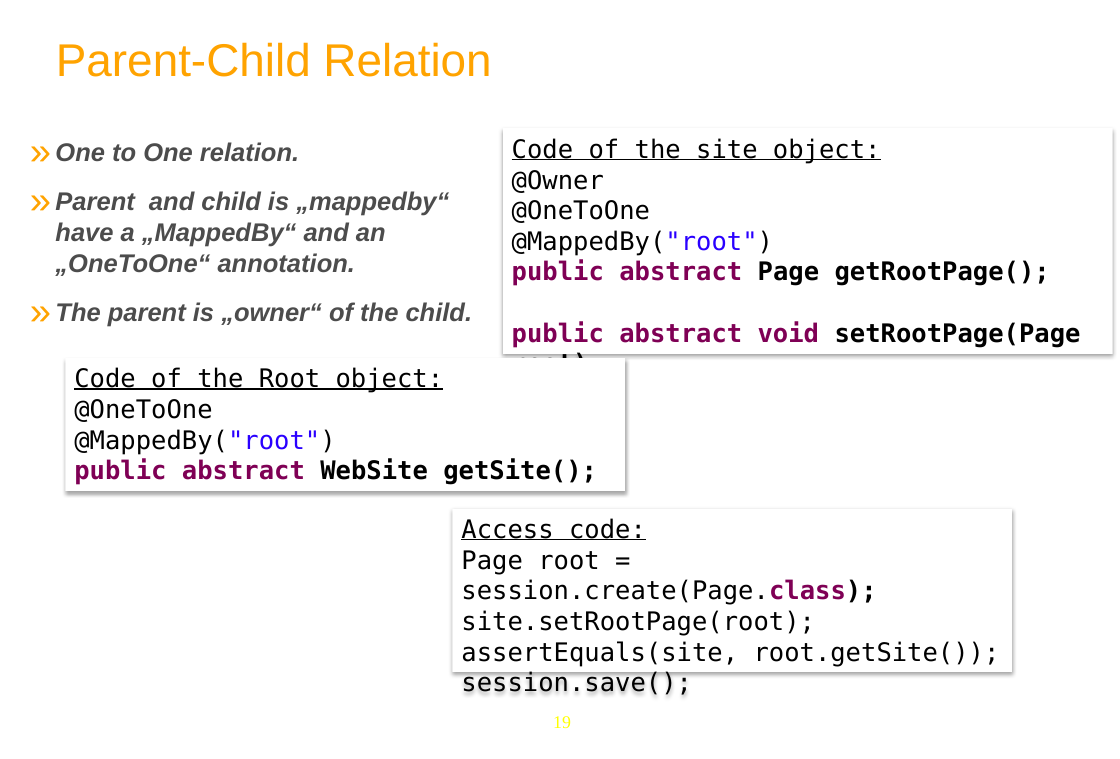
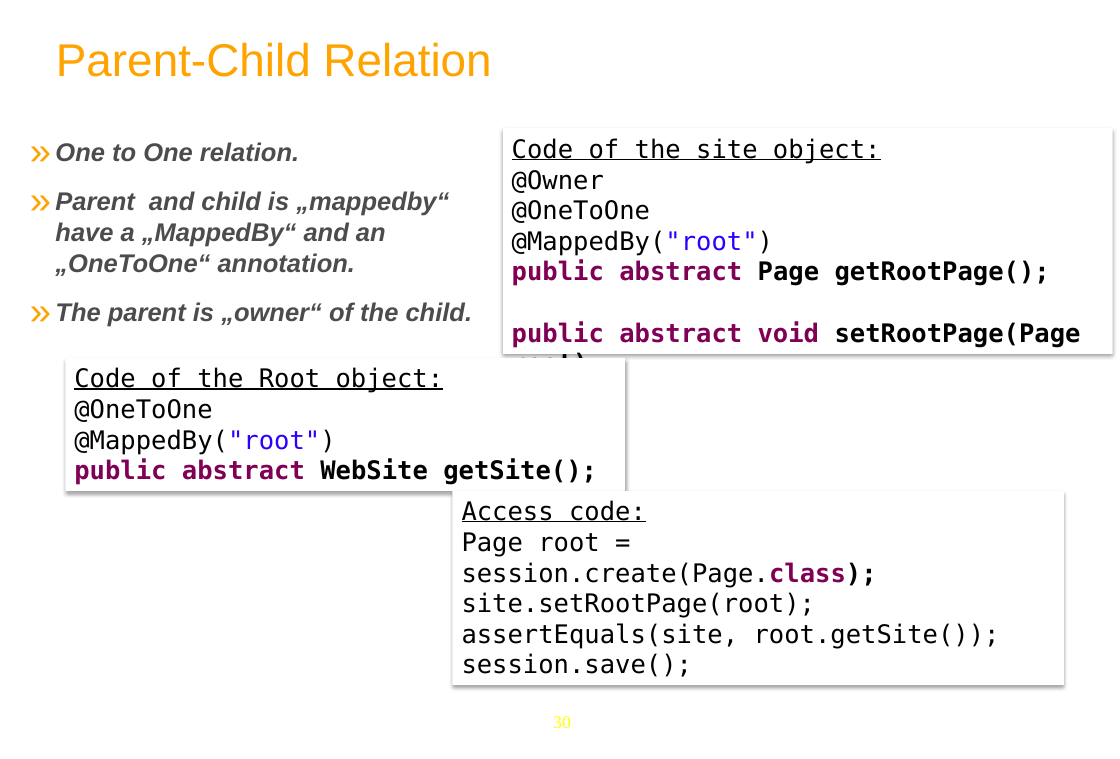
Before and after one commit to anhvurz90/training, a slide deck: slide 30 of slides/exo-developer/en/370-Chromattic-XDev-en.pptx (slide 19 before the commit). Drawn at 1120x759 pixels with LibreOffice and Linux fonts; fonts in the diff are those of the drawing; background and template pictures are left out. Boxes give left, top, right and bottom in pixels: in the first picture for what was removed or moved away, otherwise in the second. Text is boxed around its words. In the diff, an @@ line names an element or a change of style, - is before the commit and + after.

```diff
--- a/slides/exo-developer/en/370-Chromattic-XDev-en.pptx
+++ b/slides/exo-developer/en/370-Chromattic-XDev-en.pptx
@@ rectangle "Access code:" resized from (x1=453, y1=509, x2=1013, y2=672) to (x1=453, y1=491, x2=1064, y2=686) @@
@@ page number at (x1=553, y1=716, x2=571, y2=728): text changed @@
-19
+30
```
Also in this commit, not shown: 9 other slides changed, 15 slides added, 3 slides removed, 1 other file.
